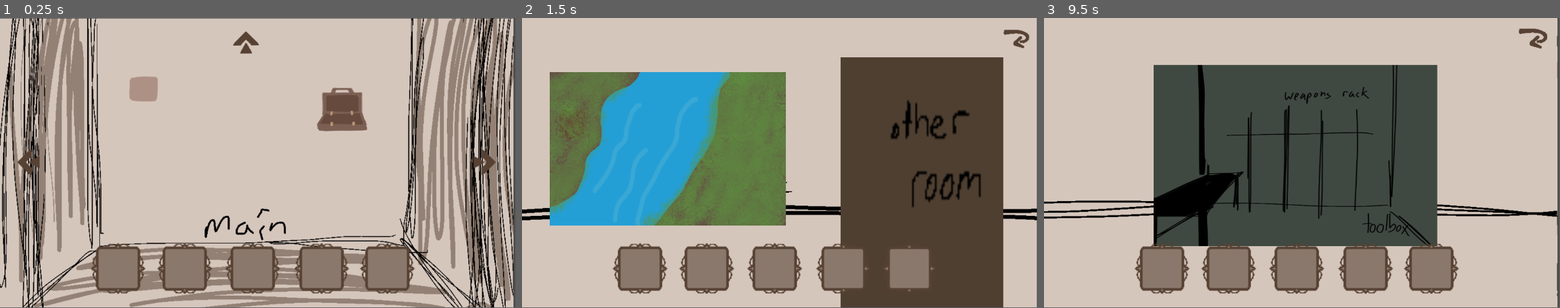
Above: before the commit, frames 1-3 (left to right).
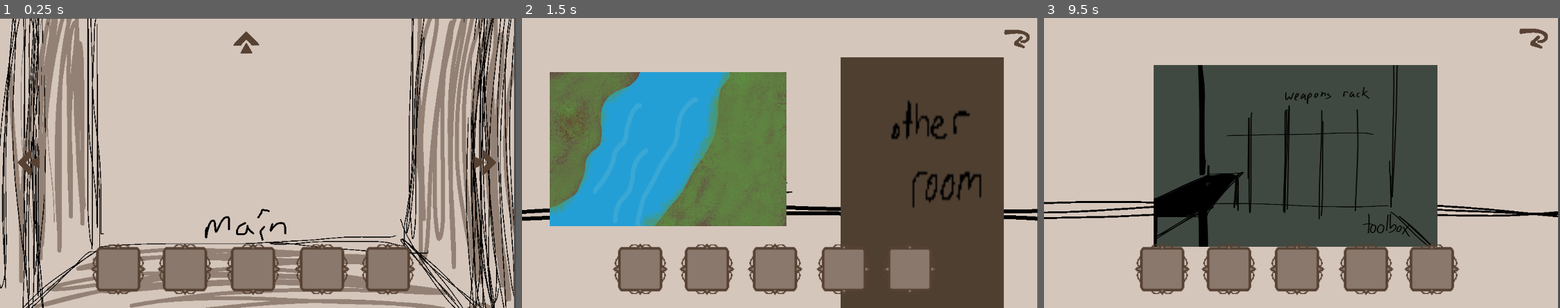
Above: after the commit, the same moments.

Repository: yaliu10/Escape-Room
Game: Godot game, scene res://room.tscn
The game is run twice, just before and just after one commit, with the same random seed, the same clock (stepped at 60 frames per second) and the same inputs.
Inputs (mouse positions are in pixels of both pictures, inside the frame that each line leads up to):
- Up to frame 1 (0.25 s): no input
- Up to frame 2 (1.5 s): tap Enter at 0.5 s; drag from (552, 163) to (640, 267) at 0.52 s; tap Space at 1.25 s; drag from (1001, 163) to (640, 267) at 1.27 s
- Up to frame 3 (9.5 s): tap Enter at 2, 3.5 s; move the mouse to (1291, 47) at 2.02 s; click (1291, 47) at 2.17 s; tap Space at 2.75, 4.25 s; drag from (1539, 38) to (1229, 267) at 2.77 s; move the mouse to (1456, 206) at 3.52 s; click (1456, 206) at 3.67 s; drag from (1147, 119) to (1296, 267) at 4.27 s; move the mouse to (1327, 163) at 5.02 s; click (1327, 163) at 5.17 s; drag from (1224, 90) to (1363, 267) at 5.77 s; move the mouse to (1415, 148) at 6.52 s; click (1415, 148) at 6.67 s; drag from (1198, 177) to (1431, 267) at 7.27 s; move the mouse to (1353, 99) at 8.02 s; click (1353, 99) at 8.17 s; drag from (1276, 221) to (1523, 163) at 8.77 s
In our replay, the window is 799x449 before the commit and 800x450 after it. These sizes can differ from the game's own. Grey fills any space a smaller window leaves; there, only what the larger window draws over its background counts as a difference.

The runs differ from the first frame. In frame 1, 13% of the frame differs, in the area x 0-100%, y 0-100%; in frame 2, 2.2%; in frame 3, 3.1%.

Commit message:
key 1 done

Diff:
--- a/escape-room/project.godot
+++ b/escape-room/project.godot
@@ -15,6 +15,10 @@
 config/features=PackedStringArray("4.3", "Forward Plus")
 config/icon="res://art/icon.svg"
 
+[display]
+
+window/stretch/mode="canvas_items"
+
 [input]
 
 pause={
--- a/escape-room/room.gd
+++ b/escape-room/room.gd
@@ -220,17 +220,7 @@
 			area.get_parent().queue_free()
 			Input.set_custom_mouse_cursor(cursor)
 
-func _on_slot_area_area_entered(area: Area2D) -> void:
-	if area.is_in_group("item"):
-		if area.get_parent().item_id == 2:
-			$Open.visible = false
-			$Closed.visible = true
-			$Key.visible = true
-			#testitem_used = true
-
-			empty_slot(area.get_parent().drop_location_id)
-			area.get_parent().queue_free()
-			Input.set_custom_mouse_cursor(cursor)
+
 
 
 func _on_river_area_area_entered(area: Area2D) -> void:
@@ -241,3 +231,14 @@
 				empty_slot(area.get_parent().drop_location_id)
 				area.get_parent().queue_free()
 				Input.set_custom_mouse_cursor(cursor)
+
+func _on_closed_flower_area_area_entered(area: Area2D) -> void:
+	if area.is_in_group("item"):
+			if area.get_parent().item_id == 2:
+				$"In Right Painting/Open Flower".visible = true
+				$"In Right Painting/Closed Flower".queue_free()
+				$"In Right Painting/Weapon Key".visible = true
+
+				empty_slot(area.get_parent().drop_location_id)
+				area.get_parent().queue_free()
+				Input.set_custom_mouse_cursor(cursor)
--- a/escape-room/room.tscn
+++ b/escape-room/room.tscn
@@ -15,9 +15,9 @@
 [ext_resource type="Script" path="res://Scripts/item.gd" id="12_6j7kt"]
 [ext_resource type="Texture2D" uid="uid://bpxq4eq2ofdtj" path="res://art/IMG_2857.PNG" id="13_kk5r4"]
 [ext_resource type="Texture2D" uid="uid://ks7jr0qw0w5j" path="res://art/IMG_2858.PNG" id="13_nqj54"]
-[ext_resource type="Texture2D" uid="uid://bwsn7jxnip1o3" path="res://art/ph-opened case.PNG" id="14_84as2"]
-[ext_resource type="Texture2D" uid="uid://ds552hk8olw1w" path="res://art/ph-closed case.PNG" id="14_eq741"]
-[ext_resource type="Texture2D" uid="uid://cem2teg3xlspa" path="res://art/ph-slot.PNG" id="17_1rh5j"]
+[ext_resource type="Texture2D" uid="uid://dxwpnls8cv6ed" path="res://art/IMG_2862.PNG" id="15_kdw0l"]
+[ext_resource type="Texture2D" uid="uid://ce4f4wrwh13xj" path="res://art/IMG_2861.PNG" id="16_22rhc"]
+[ext_resource type="Texture2D" uid="uid://b7eimlxrbmt72" path="res://art/Hollyhock.png" id="17_k5f7d"]
 
 [sub_resource type="RectangleShape2D" id="RectangleShape2D_5ms4q"]
 size = Vector2(83, 83)
@@ -59,8 +59,15 @@
 [sub_resource type="RectangleShape2D" id="RectangleShape2D_4ap62"]
 size = Vector2(180.667, 176.037)
 
+[sub_resource type="CapsuleShape2D" id="CapsuleShape2D_c4gaq"]
+radius = 27.3974
+height = 61.6441
+
 [sub_resource type="CircleShape2D" id="CircleShape2D_dt2k6"]
 radius = 29.6795
+
+[sub_resource type="CircleShape2D" id="CircleShape2D_qh44s"]
+radius = 57.1957
 
 [sub_resource type="CapsuleShape2D" id="CapsuleShape2D_mgyjd"]
 radius = 34.6233
@@ -68,12 +75,6 @@
 
 [sub_resource type="CircleShape2D" id="CircleShape2D_18k77"]
 radius = 29.872
-
-[sub_resource type="RectangleShape2D" id="RectangleShape2D_fnjla"]
-size = Vector2(149.171, 134.454)
-
-[sub_resource type="RectangleShape2D" id="RectangleShape2D_ym46d"]
-size = Vector2(55, 48)
 
 [node name="Room" type="Node2D"]
 script = ExtResource("1_px8ol")
@@ -288,7 +289,6 @@
 
 [node name="Filled Bucket" type="Sprite2D" parent="In Left Painting"]
 visible = false
-z_index = 2
 position = Vector2(326.3, 300.461)
 scale = Vector2(1.13352, 1.37258)
 texture = ExtResource("13_kk5r4")
@@ -301,6 +301,8 @@
 shape = SubResource("CapsuleShape2D_i2xs8")
 
 [node name="Timer" type="Timer" parent="In Left Painting/Filled Bucket"]
+wait_time = 0.2
+one_shot = true
 
 [node name="Left Painting Return" type="Sprite2D" parent="In Left Painting"]
 position = Vector2(961.216, 43.318)
@@ -325,6 +327,23 @@
 texture = ExtResource("9_q6k2w")
 centered = false
 
+[node name="Closed Flower" type="Sprite2D" parent="In Right Painting"]
+position = Vector2(141.333, 376.724)
+scale = Vector2(1.29778, 1.52527)
+texture = ExtResource("15_kdw0l")
+
+[node name="Closed Flower Area" type="Area2D" parent="In Right Painting/Closed Flower"]
+
+[node name="CollisionShape2D" type="CollisionShape2D" parent="In Right Painting/Closed Flower/Closed Flower Area"]
+position = Vector2(1.90735e-05, -10.8434)
+shape = SubResource("CapsuleShape2D_c4gaq")
+
+[node name="Open Flower" type="Sprite2D" parent="In Right Painting"]
+visible = false
+position = Vector2(141.333, 376.724)
+scale = Vector2(1.29778, 1.52527)
+texture = ExtResource("16_22rhc")
+
 [node name="Right Painting Return" type="Sprite2D" parent="In Right Painting"]
 position = Vector2(968, 41.3476)
 texture = ExtResource("5_xourl")
@@ -333,6 +352,25 @@
 
 [node name="CollisionShape2D" type="CollisionShape2D" parent="In Right Painting/Right Painting Return/Right Painting Return Area"]
 shape = SubResource("CircleShape2D_dt2k6")
+
+[node name="Weapon Key" type="Sprite2D" parent="In Right Painting"]
+visible = false
+position = Vector2(152.889, 337.214)
+rotation = 0.68382
+scale = Vector2(0.482841, 0.482841)
+texture = ExtResource("17_k5f7d")
+script = ExtResource("12_6j7kt")
+item_id = 3
+
+[node name="Weapon Key Area" type="Area2D" parent="In Right Painting/Weapon Key" groups=["item"]]
+
+[node name="CollisionShape2D" type="CollisionShape2D" parent="In Right Painting/Weapon Key/Weapon Key Area"]
+position = Vector2(0.146685, -17.3041)
+shape = SubResource("CircleShape2D_qh44s")
+
+[node name="Timer" type="Timer" parent="In Right Painting/Weapon Key"]
+wait_time = 0.2
+one_shot = true
 
 [node name="In Front Painting" type="Sprite2D" parent="."]
 visible = false
@@ -365,34 +403,6 @@
 
 [node name="CollisionShape2D" type="CollisionShape2D" parent="In Front Painting/Front Painting Return/Front Painting Return Area"]
 shape = SubResource("CircleShape2D_18k77")
-
-[node name="Closed" type="Sprite2D" parent="."]
-visible = false
-position = Vector2(799, 220)
-scale = Vector2(0.57, 0.58)
-texture = ExtResource("14_eq741")
-
-[node name="Open" type="Sprite2D" parent="."]
-position = Vector2(793, 206)
-scale = Vector2(0.603333, 0.595)
-texture = ExtResource("14_84as2")
-
-[node name="Test Interact Area" type="Area2D" parent="Open"]
-
-[node name="CollisionShape2D" type="CollisionShape2D" parent="Open/Test Interact Area"]
-position = Vector2(-44.7516, 1.68069)
-shape = SubResource("RectangleShape2D_fnjla")
-
-[node name="Slot" type="Sprite2D" parent="."]
-position = Vector2(402, 164)
-texture = ExtResource("17_1rh5j")
-
-[node name="Slot Area" type="Area2D" parent="Slot"]
-position = Vector2(-82, -5)
-
-[node name="CollisionShape2D" type="CollisionShape2D" parent="Slot/Slot Area"]
-position = Vector2(1, 1)
-shape = SubResource("RectangleShape2D_ym46d")
 
 [connection signal="area_entered" from="Slot1/Slot1 Area" to="." method="_on_slot_1_area_area_entered"]
 [connection signal="area_entered" from="Slot2/Slot2 Area" to="." method="_on_slot_2_area_area_entered"]
@@ -432,13 +442,14 @@
 [connection signal="mouse_entered" from="In Left Painting/Left Painting Return/Left Painting Return Area" to="." method="change_cursor_in_painting"]
 [connection signal="mouse_exited" from="In Left Painting/Left Painting Return/Left Painting Return Area" to="." method="change_cursor_back_in_painting"]
 [connection signal="area_entered" from="In Left Painting/River Area" to="." method="_on_river_area_area_entered"]
+[connection signal="area_entered" from="In Right Painting/Closed Flower/Closed Flower Area" to="." method="_on_closed_flower_area_area_entered"]
 [connection signal="input_event" from="In Right Painting/Right Painting Return/Right Painting Return Area" to="." method="_on_right_painting_return_area_input_event"]
 [connection signal="mouse_entered" from="In Right Painting/Right Painting Return/Right Painting Return Area" to="." method="change_cursor_in_painting"]
 [connection signal="mouse_exited" from="In Right Painting/Right Painting Return/Right Painting Return Area" to="." method="change_cursor_back_in_painting"]
+[connection signal="input_event" from="In Right Painting/Weapon Key/Weapon Key Area" to="In Right Painting/Weapon Key" method="_on_empty_bucket_area_input_event"]
+[connection signal="timeout" from="In Right Painting/Weapon Key/Timer" to="In Right Painting/Weapon Key" method="_on_timer_timeout"]
 [connection signal="input_event" from="In Front Painting/Empty Bucket/Empty Bucket Area" to="In Front Painting/Empty Bucket" method="_on_empty_bucket_area_input_event"]
 [connection signal="timeout" from="In Front Painting/Empty Bucket/Timer" to="In Front Painting/Empty Bucket" method="_on_timer_timeout"]
 [connection signal="input_event" from="In Front Painting/Front Painting Return/Front Painting Return Area" to="." method="_on_front_painting_return_area_input_event"]
 [connection signal="mouse_entered" from="In Front Painting/Front Painting Return/Front Painting Return Area" to="." method="change_cursor_in_painting"]
 [connection signal="mouse_exited" from="In Front Painting/Front Painting Return/Front Painting Return Area" to="." method="change_cursor_back_in_painting"]
-[connection signal="area_entered" from="Open/Test Interact Area" to="." method="_on_test_interact_area_area_entered"]
-[connection signal="area_entered" from="Slot/Slot Area" to="." method="_on_slot_area_area_entered"]
Binary file added: escape-room/art/Forget me not.png
Not shown, added: escape-room/art/Forget me not.png.import
Binary file added: escape-room/art/Hollyhock.png
Not shown, added: escape-room/art/Hollyhock.png.import
Binary file added: escape-room/art/Magnolia.png
Not shown, added: escape-room/art/Magnolia.png.import
Binary file added: escape-room/art/Rose.png
Not shown, added: escape-room/art/Rose.png.import
